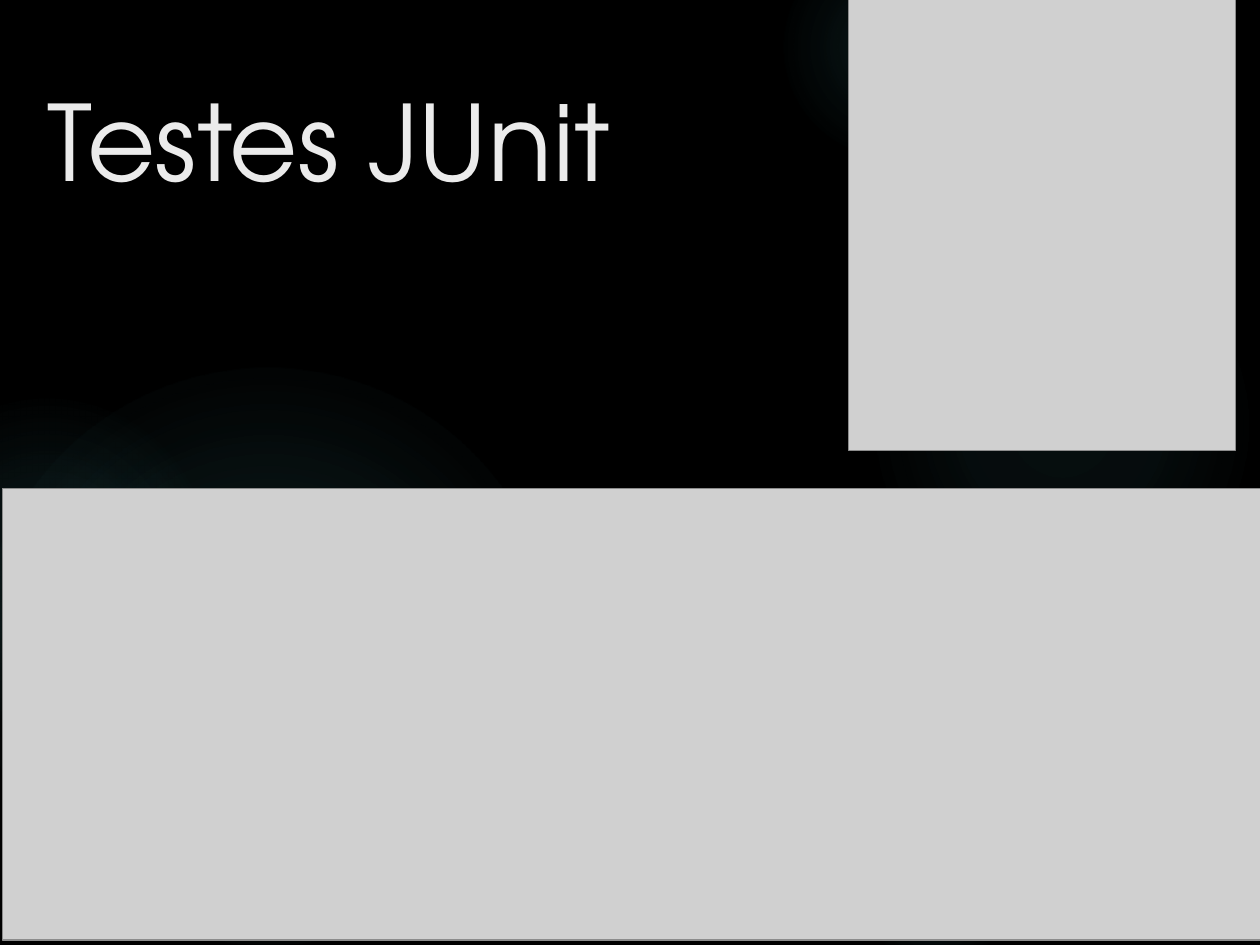
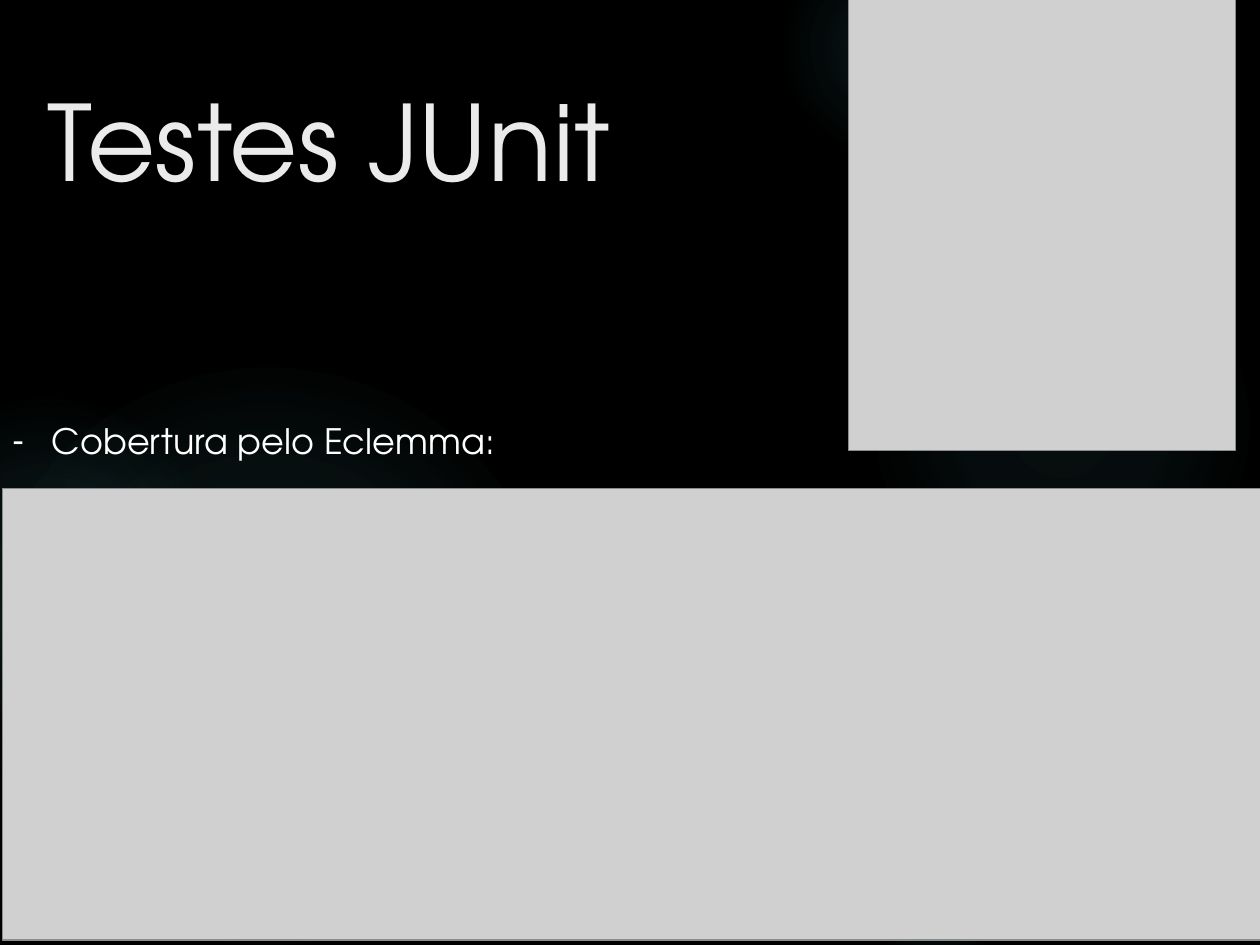
Before and after one commit to rafa7lima/SistemaVoo2.0, a slide deck: slide 17 of Apresentação/Apresentação Grupo 7_MOD.pptx (slide 18 before the commit). Drawn at 1260x945 pixels with LibreOffice and Linux fonts; fonts in the diff are those of the drawing; grey boxes stand for pictures; background and template pictures are left out. Boxes give left, top, right and bottom in pixels: in the first picture for what was removed or moved away, otherwise in the second. Text is boxed around its words. In the diff, an @@ line names an element or a change of style, - is before the commit and + after.

```diff
--- a/Apresentação/Apresentação Grupo 7_MOD.pptx
+++ b/Apresentação/Apresentação Grupo 7_MOD.pptx
@@ text added at [52, 427, 495, 461], 20 pt, text #FFFFFF @@
+– Cobertura pelo Eclemma:
```
Also in this commit, not shown: 4 other slides changed, 5 slides added.
